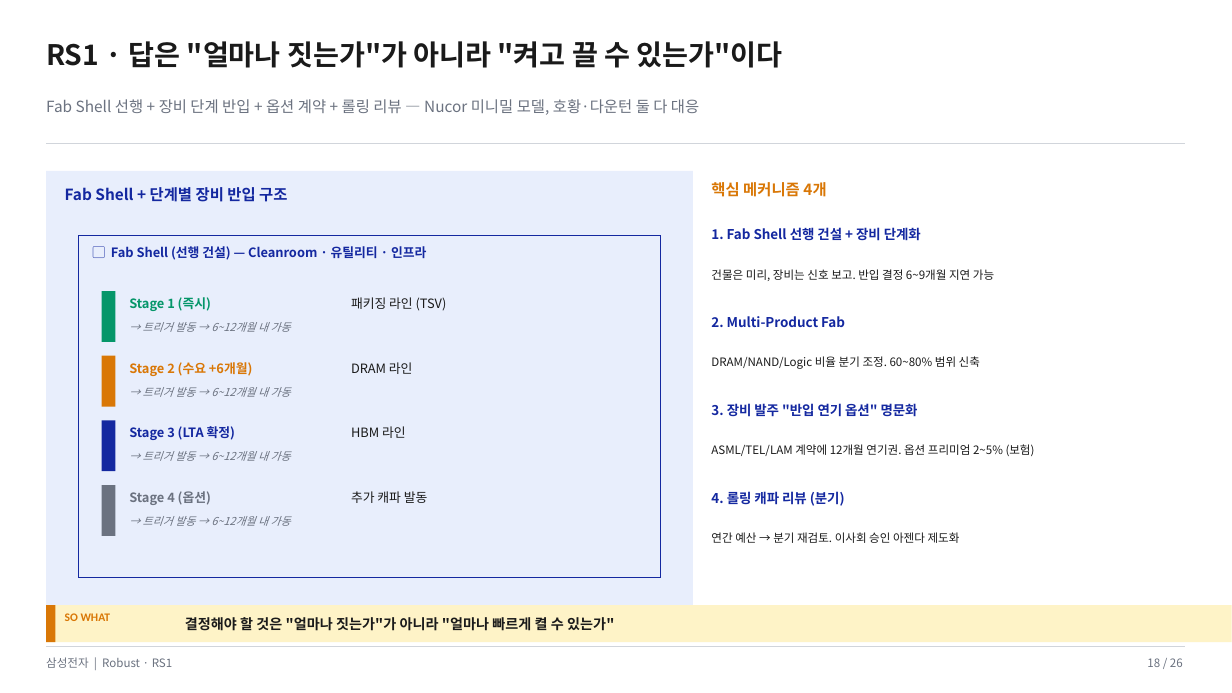
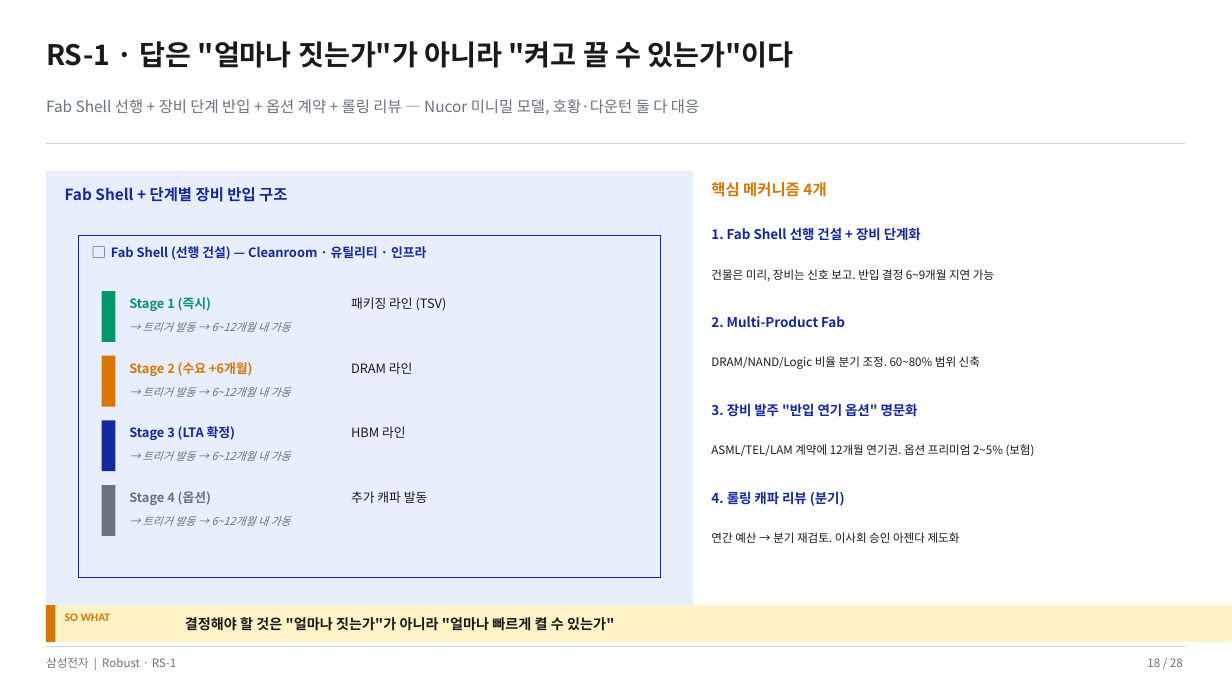
Before and after one commit to k31001/action-learning, a slide deck: slide 18 of presentation/samsung-memory-scenario-planning.pptx. Drawn at 1232x693 pixels with LibreOffice and Linux fonts; fonts in the diff are those of the drawing. Boxes give left, top, right and bottom in pixels: in the first picture for what was removed or moved away, otherwise in the second. Text is boxed around its words. In the diff, an @@ line names an element or a change of style, - is before the commit and + after.

```diff
--- a/presentation/samsung-memory-scenario-planning.pptx
+++ b/presentation/samsung-memory-scenario-planning.pptx
@@ text at <box>46,41,794,68</box>: text changed @@
-RS1 · 답은 "얼마나 짓는가"가 아니라 "켜고 끌 수 있는가"이다
+RS-1 · 답은 "얼마나 짓는가"가 아니라 "켜고 끌 수 있는가"이다
@@ text at <box>46,657,177,668</box>: text changed @@
-삼성전자 | Robust · RS1
+삼성전자 | Robust · RS-1
@@ text at <box>1147,658,1183,667</box>: text changed @@
-18 / 26
+18 / 28
```
Also in this commit, not shown: 24 other slides changed, 2 slides added, 12 other files.
